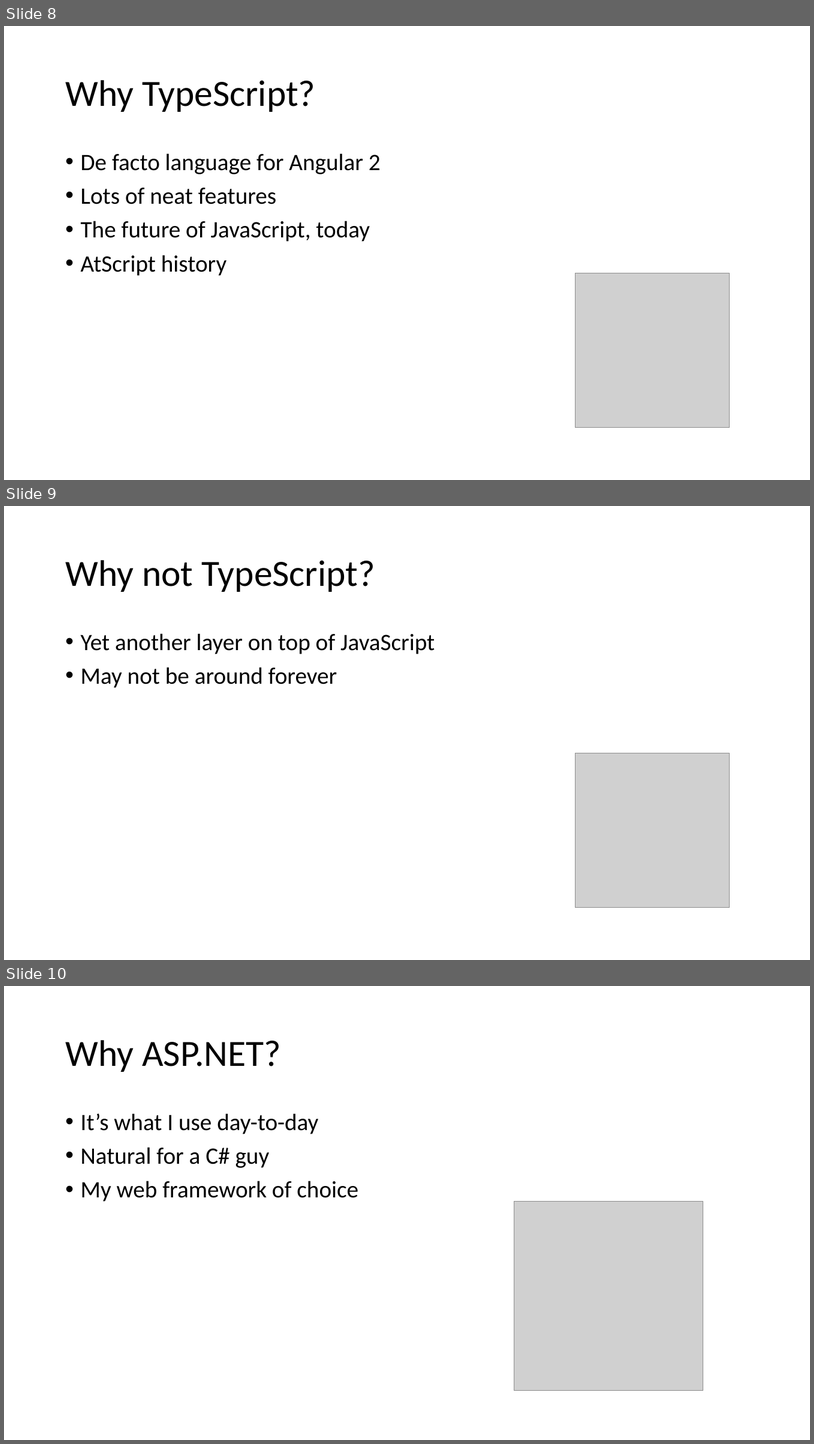
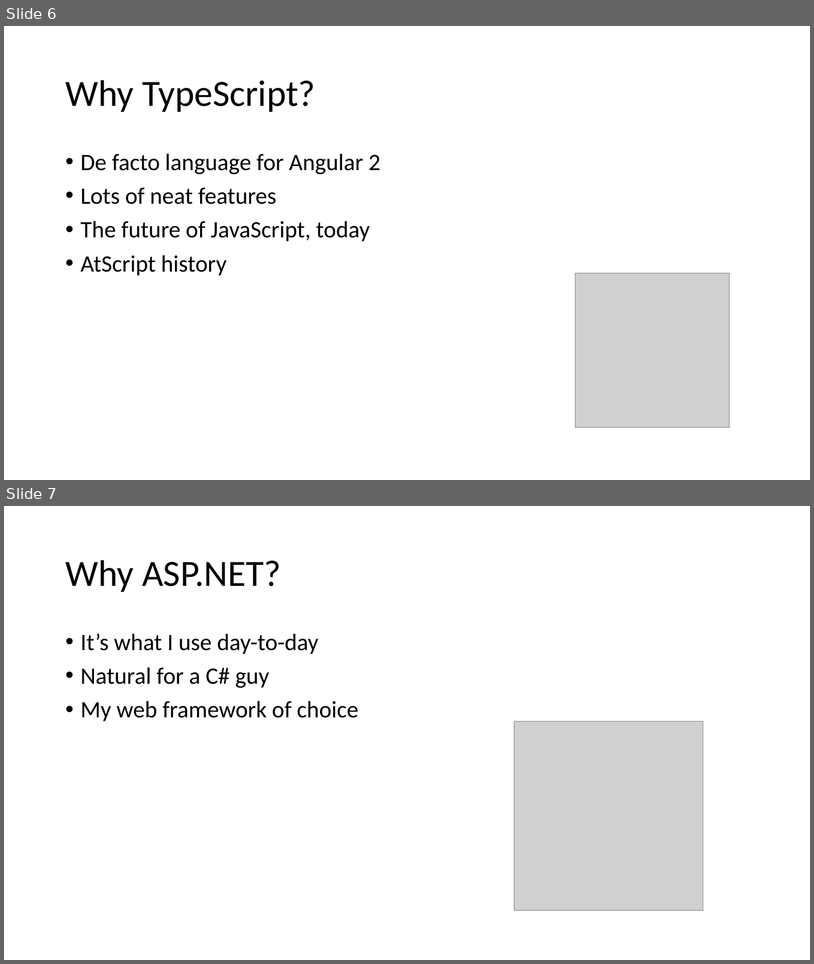
Before and after one commit to schneidenbach/Angular2-AspNetCore-TypeScript-Workshop, a slide deck: slides/0 - Intro.pptx. Shown one above the other, each under a label of ours: slides 8, 9 and 10 before the commit, slides 6 and 7 after it. The pictures are 814x1444 and 814x964 pixels, drawn with LibreOffice and Linux fonts; fonts in the diff are those of the drawing; grey boxes stand for pictures. Boxes give left, top, right and bottom in pixels: in the first picture for what was removed or moved away, otherwise in the second. Text is boxed around its words. In the diff, an @@ line names an element or a change of style, - is before the commit and + after.

```diff
--- a/slides/0 - Intro.pptx
+++ b/slides/0 - Intro.pptx
@@ slide 9 removed at [4, 506, 810, 960], background #FFFFFF @@
@@ title removed at [65, 560, 375, 592] @@
-Why not TypeScript?
@@ text removed at [81, 633, 435, 688] @@
-• Yet another layer on top of JavaScript
-• May not be around forever
@@ picture removed at [576, 753, 730, 907] @@
@@ what was slide 8 is now slide 6 @@
@@ what was slide 10 is now slide 7 @@
```
Also in this commit, not shown: 3 slides changed, 3 other slides removed, 26 other files.
